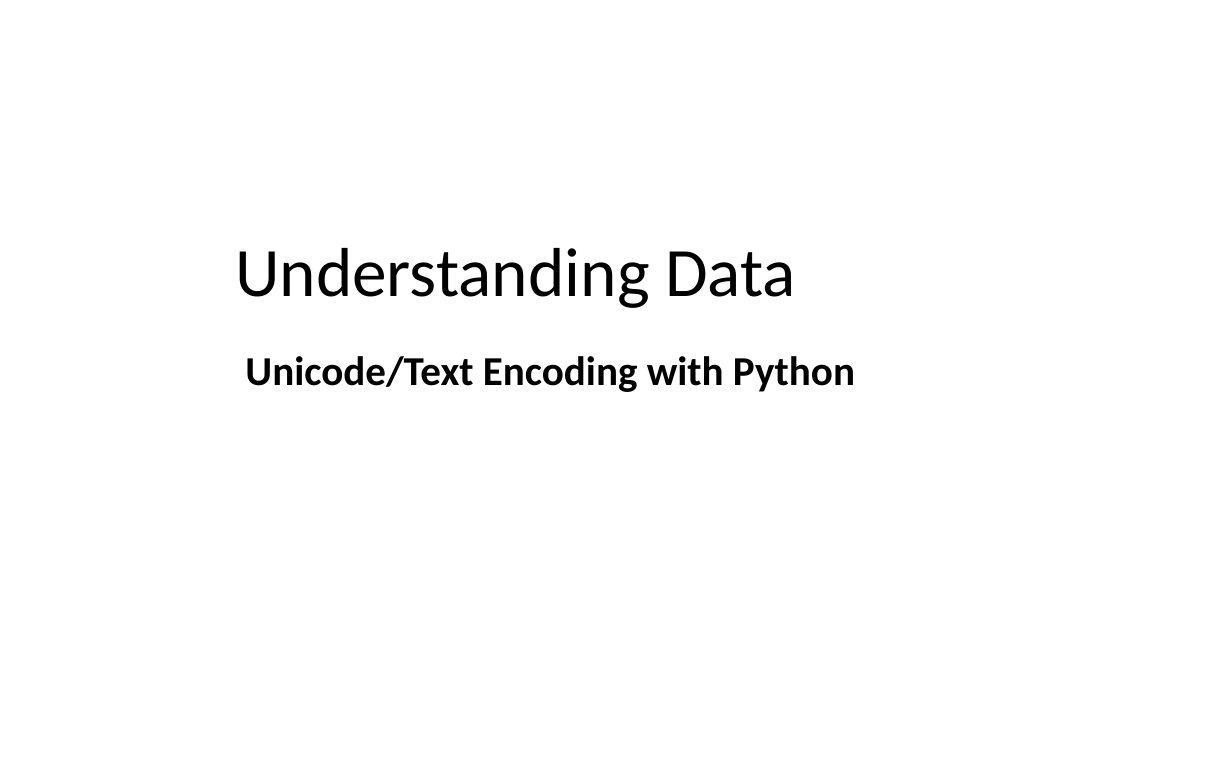
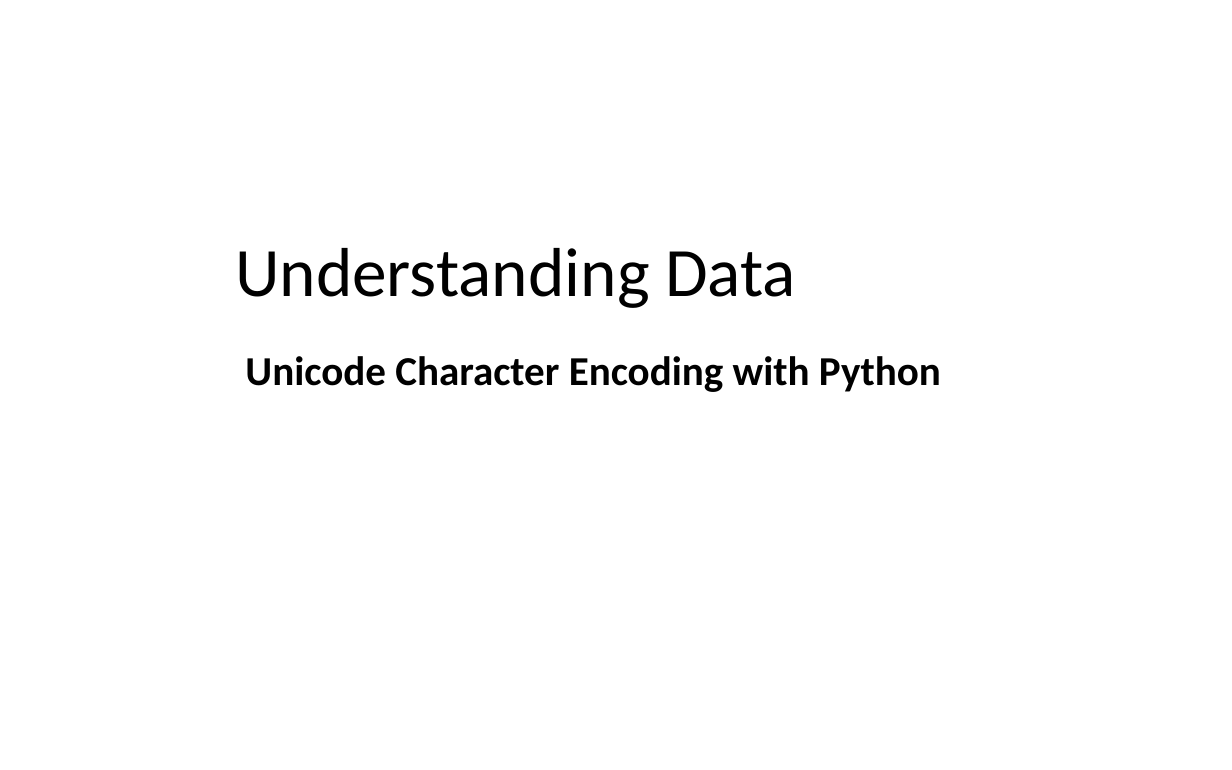
Before and after one commit to LongBaoNguyen/longbaonguyen.github.io, a slide deck: slide 1 of courses/apcsp/lect13.pptx. Drawn at 1232x770 pixels with LibreOffice and Linux fonts; fonts in the diff are those of the drawing. Boxes give left, top, right and bottom in pixels: in the first picture for what was removed or moved away, otherwise in the second. Text is boxed around its words. In the diff, an @@ line names an element or a change of style, - is before the commit and + after.

```diff
--- a/courses/apcsp/lect13.pptx
+++ b/courses/apcsp/lect13.pptx
@@ subtitle at <box>245,356,941,392</box>: text changed @@
-Unicode/Text Encoding with Python
+Unicode Character Encoding with Python
```
Also in this commit, not shown: 7 other slides changed, 2 slides added, 6 other files.
